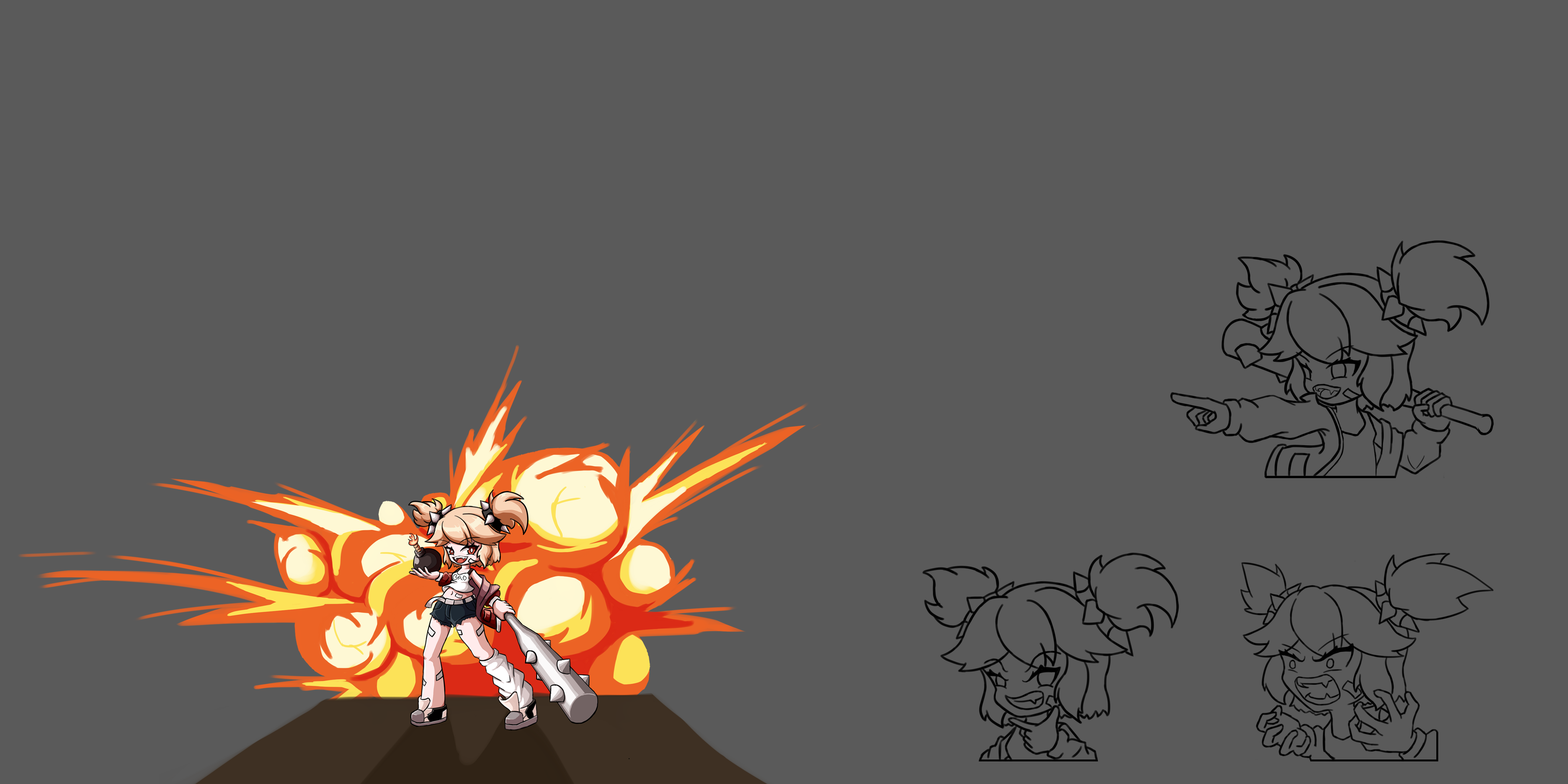
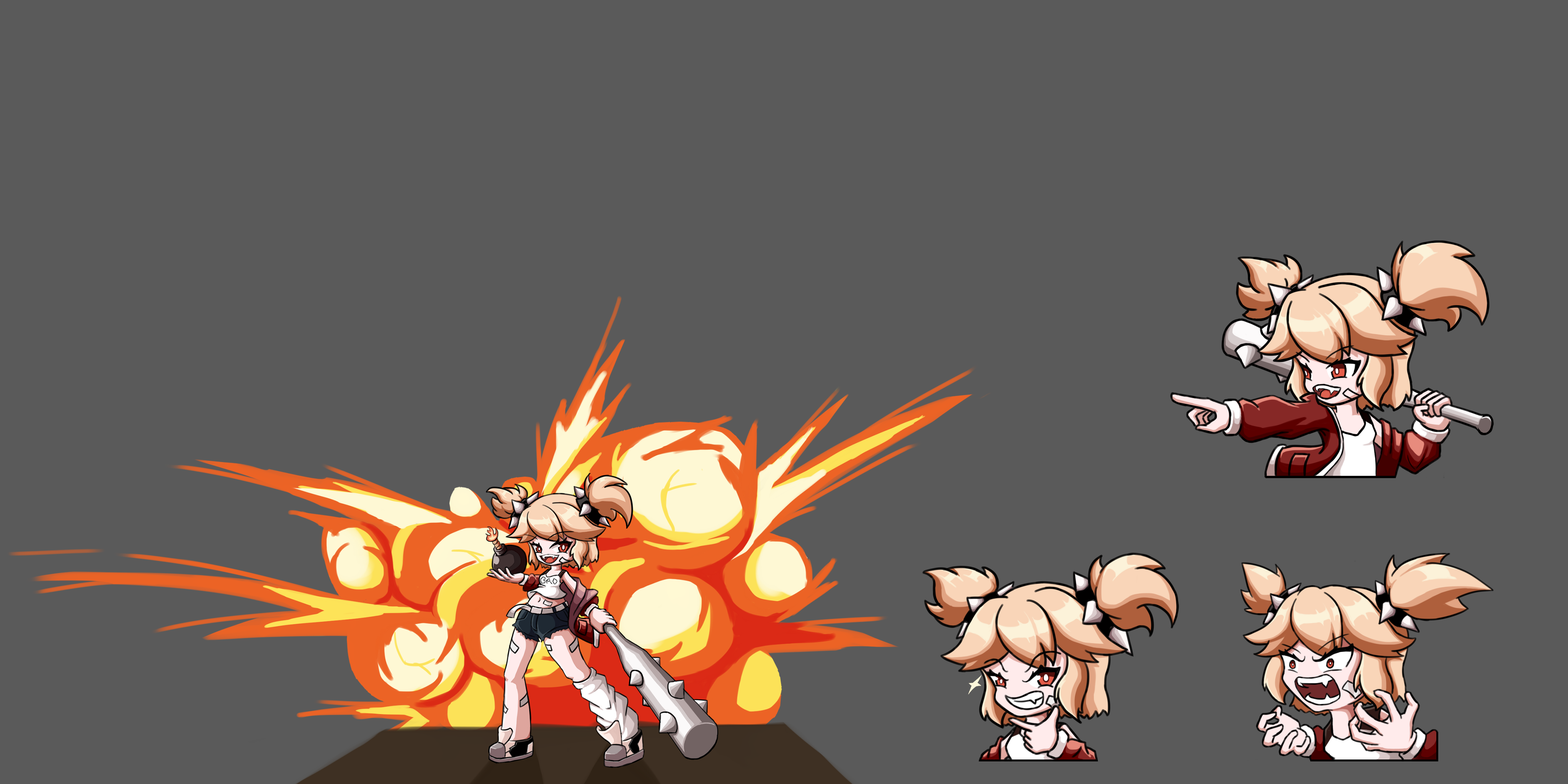
Layers edited between the first and the second 1568 x 784 image:
painted on "Slash Art" over [7, 295, 993, 784]
painted on "Energetic" over [1171, 241, 1492, 476]
painted on "Sarcastic" over [924, 553, 1177, 760]
painted on "Angry" over [1241, 553, 1493, 760]